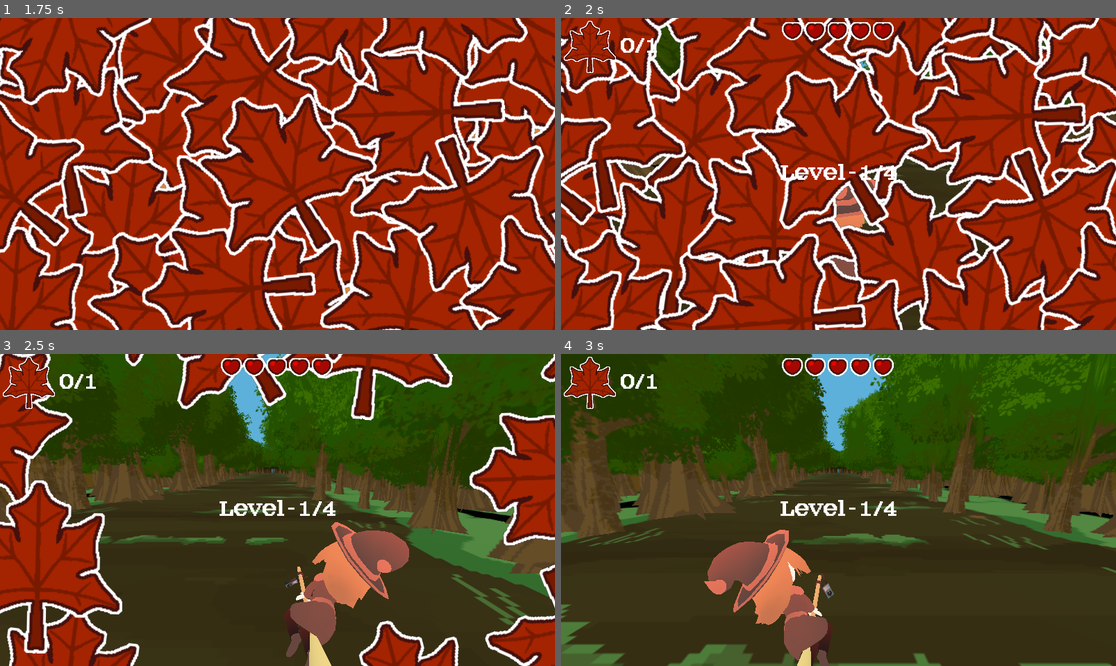
Above: before the commit, frames 1-4 (two rows, left to right).
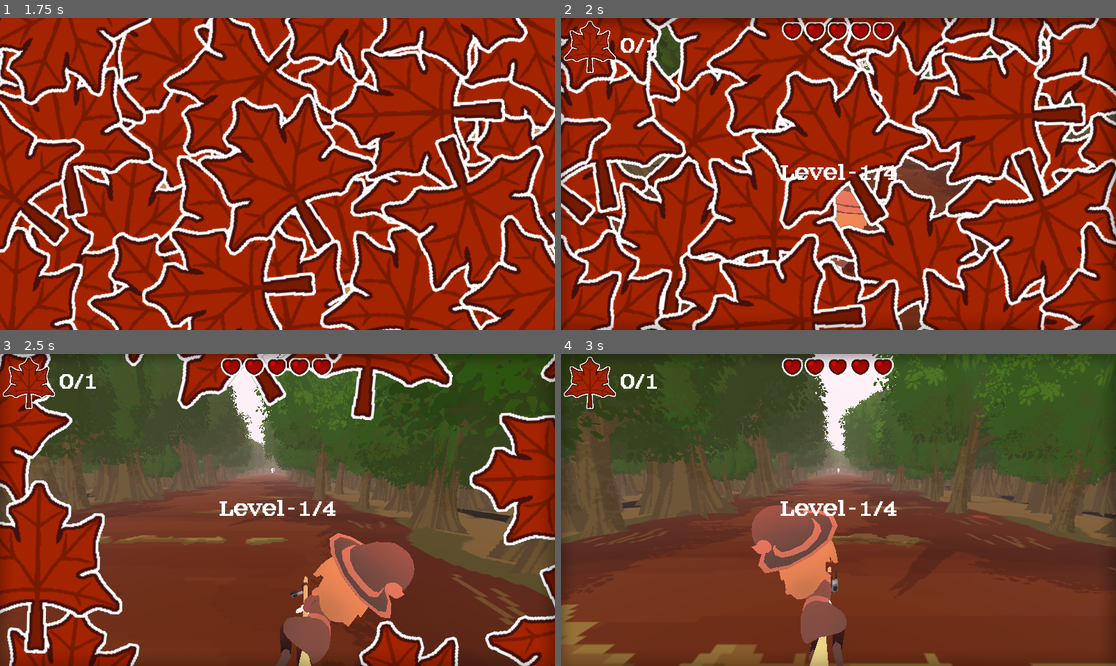
Above: after the commit, the same moments.

Repository: wewewer123/Cozy-Chaos-Fall-2025
Game: Godot game, scene res://scenes/game/GameHolder.tscn
Two runs of this game, one before a commit and one after it. Both use one fixed random seed, a clock stepped at 60 frames per second and the inputs below.
Inputs (mouse positions are in pixels of both pictures, inside the frame that each line leads up to):
- Up to frame 1 (1.75 s): click "start" at 0.5 s; click "start" at 1.25 s
- Up to frame 2 (2 s): no input
- Up to frame 3 (2.5 s): tap Enter at 2 s; move the mouse to (399, 494) at 2.02 s; hold D (right) from 2.03 s (still down); tap T at 2.1 s; click (399, 494) at 2.17 s
- Up to frame 4 (3 s): move the mouse to (727, 525) at 2.77 s; release D (right) at 2.78 s; hold A (left) from 2.78 s (still down); tap Y at 2.85 s

Frame 1 is identical in both runs. In frame 2, 6.6% of the frame differs, in the area x 0-100%, y 0-100%; in frame 3, 63%; in frame 4, 86%.

Commit message:
added a vignette,adjusted the animation, replaced some lerps with tweens, fixed z-fighting in the environment

Diff:
--- /dev/null
+++ b/assets/ui/Vignette.tscn
@@ -0,0 +1,14 @@
+[gd_scene load_steps=2 format=3 uid="uid://c00oliy8q63pj"]
+
+[ext_resource type="Texture2D" uid="uid://dypj7cgrxbxat" path="res://assets/art/2D/UI/Vignette.png" id="1_f7mo6"]
+
+[node name="CanvasLayer" type="CanvasLayer"]
+
+[node name="TextureRect" type="TextureRect" parent="."]
+anchors_preset = 15
+anchor_right = 1.0
+anchor_bottom = 1.0
+grow_horizontal = 2
+grow_vertical = 2
+texture = ExtResource("1_f7mo6")
+expand_mode = 3
--- a/scenes/obstacles/autumnTrees.tscn
+++ b/scenes/obstacles/autumnTrees.tscn
@@ -37,14 +37,20 @@
 
 [node name="Sprite3D" type="Sprite3D" parent="."]
 transform = Transform3D(2, 0, 0, 0, 2, 0, 0, 0, 2, 0, 2.6, 0)
+alpha_cut = 1
+alpha_antialiasing_mode = 2
 texture = ExtResource("17_u6p5e")
 
 [node name="Sprite3D3" type="Sprite3D" parent="."]
 transform = Transform3D(1.4142135, 0, -1.4142135, 0, 2, 0, 1.4142135, 0, 1.4142135, 0, 2.6, 0)
+alpha_cut = 1
+alpha_antialiasing_mode = 2
 texture = ExtResource("14_fhsml")
 
 [node name="Sprite3D2" type="Sprite3D" parent="."]
 transform = Transform3D(1.4142135, 0, 1.4142135, 0, 2, 0, -1.4142135, 0, 1.4142135, 0, 2.6, 0)
+alpha_cut = 1
+alpha_antialiasing_mode = 2
 texture = ExtResource("21_6kw8v")
 
 [node name="CollisionShape3D" type="CollisionShape3D" parent="."]
--- a/scenes/obstacles/ghost.tscn
+++ b/scenes/obstacles/ghost.tscn
@@ -15,6 +15,9 @@
 
 [node name="Sprite3D" type="Sprite3D" parent="."]
 transform = Transform3D(3, 0, 0, 0, 3, 0, 0, 0, 3, 0, 2.6, 0)
+alpha_cut = 1
+alpha_antialiasing_mode = 2
+alpha_antialiasing_edge = 0.09
 texture = ExtResource("2_l5lq6")
 
 [node name="CollisionShape3D" type="CollisionShape3D" parent="."]
--- a/scenes/obstacles/semiAutumn.tscn
+++ b/scenes/obstacles/semiAutumn.tscn
@@ -38,14 +38,20 @@
 
 [node name="Sprite3D" type="Sprite3D" parent="."]
 transform = Transform3D(2, 0, 0, 0, 2, 0, 0, 0, 2, 0, 2.6, 0)
+alpha_cut = 1
+alpha_antialiasing_mode = 2
 texture = ExtResource("12_jn6oc")
 
 [node name="Sprite3D3" type="Sprite3D" parent="."]
 transform = Transform3D(1.4142135, 0, -1.4142135, 0, 2, 0, 1.4142135, 0, 1.4142135, 0, 2.6, 0)
+alpha_cut = 1
+alpha_antialiasing_mode = 2
 texture = ExtResource("21_arhsw")
 
 [node name="Sprite3D2" type="Sprite3D" parent="."]
 transform = Transform3D(1.4142135, 0, 1.4142135, 0, 2, 0, -1.4142135, 0, 1.4142135, 0, 2.6, 0)
+alpha_cut = 1
+alpha_antialiasing_mode = 2
 texture = ExtResource("22_ibcai")
 
 [node name="CollisionShape3D" type="CollisionShape3D" parent="."]
--- a/scenes/obstacles/summerTrees.tscn
+++ b/scenes/obstacles/summerTrees.tscn
@@ -36,14 +36,20 @@
 
 [node name="Sprite3D" type="Sprite3D" parent="."]
 transform = Transform3D(2, 0, 0, 0, 2, 0, 0, 0, 2, 0, 2.6, 0)
+alpha_cut = 1
+alpha_antialiasing_mode = 2
 texture = ExtResource("21_0suo8")
 
 [node name="Sprite3D3" type="Sprite3D" parent="."]
 transform = Transform3D(1.4142134, 0, -1.4142134, 0, 2, 0, 1.4142134, 0, 1.4142134, 0, 2.6, 0.1)
+alpha_cut = 1
+alpha_antialiasing_mode = 2
 texture = ExtResource("21_0suo8")
 
 [node name="Sprite3D2" type="Sprite3D" parent="."]
 transform = Transform3D(1.4142135, 0, 1.4142135, 0, 2, 0, -1.4142135, 0, 1.4142135, 0, 2.6, 0.23)
+alpha_cut = 1
+alpha_antialiasing_mode = 2
 texture = ExtResource("21_0suo8")
 
 [node name="CollisionShape3D" type="CollisionShape3D" parent="."]
--- a/scenes/player/player.tscn
+++ b/scenes/player/player.tscn
@@ -19,19 +19,20 @@
 [node name="Witch (1)" parent="." instance=ExtResource("2_g2els")]
 transform = Transform3D(-1, 0, 8.742278e-08, 0, 1, 0, -8.742278e-08, 0, -1, 0, -0.6, 0)
 script = ExtResource("3_qhqgy")
-amplitude = 0.1
-frequency = 0.5
+amplitude = 0.02
+frequency = 1.025
 lean_amount = 50.0
-lean_smooth = 15.0
+lean_smooth = 0.1
 
 [node name="Skeleton3D" parent="Witch (1)/Armature" index="0"]
-bones/7/rotation = Quaternion(0.89587426, 0.011147158, 0.084796816, -0.43599832)
-bones/8/rotation = Quaternion(0.11835231, 0.05441258, -0.051986538, 0.9901159)
-bones/9/rotation = Quaternion(0.11345488, 0.022071522, -0.047599655, 0.99215686)
-bones/10/rotation = Quaternion(-0.6900762, -0.00036870697, 0.0004367856, 0.7237366)
-bones/11/rotation = Quaternion(-0.3149975, 0.052836668, -0.13242562, 0.9383221)
-bones/12/rotation = Quaternion(-0.2304279, 0.092440635, -0.093289055, 0.96418613)
-bones/71/rotation = Quaternion(-0.7284637, -0.042100597, -0.088165596, 0.6780819)
+bones/7/rotation = Quaternion(0.8425099, -0.030125871, 0.011542341, -0.53771394)
+bones/8/rotation = Quaternion(0.25516498, 0.020179778, 0.025170824, 0.9663592)
+bones/9/rotation = Quaternion(0.25516546, 0.020179775, 0.025170831, 0.966359)
+bones/10/position = Vector3(0.02926725, 0.44908234, -0.13850646)
+bones/10/rotation = Quaternion(-0.66151327, 0.041483797, 0.0007451344, 0.7487849)
+bones/11/rotation = Quaternion(-0.2808436, 0.02849229, -0.008639191, 0.9592917)
+bones/12/rotation = Quaternion(-0.02101502, 0.029745309, -0.00091120636, 0.9993362)
+bones/71/rotation = Quaternion(-0.69379294, -0.021934604, -0.052980743, 0.717888)
 
 [node name="AnimationPlayer" parent="Witch (1)" index="2"]
 reset_on_save = false
--- a/scenes/world/decoration/tree/factories/tree_factory_level_4.tres
+++ b/scenes/world/decoration/tree/factories/tree_factory_level_4.tres
@@ -19,3 +19,4 @@
 tree_scene = ExtResource("2_3v2tx")
 tree_textures = Array[Texture2D]([ExtResource("3_r5pls"), ExtResource("4_3ofps"), ExtResource("5_l4lfq"), ExtResource(" …(184 unchanged characters)…
 particles = true
+amount = 5
--- a/scenes/world/decoration/tree/tree_decoration_texture.tscn
+++ b/scenes/world/decoration/tree/tree_decoration_texture.tscn
@@ -6,12 +6,18 @@
 
 [node name="Sprite3D 4" type="Sprite3D" parent="."]
 transform = Transform3D(2, 0, 0, 0, 2, 0, 0, 0, 2, 0, 2.6, 0)
+alpha_cut = 1
+alpha_antialiasing_mode = 2
 texture = ExtResource("2_3exsv")
 
 [node name="Sprite3D 5" type="Sprite3D" parent="."]
 transform = Transform3D(1.4142134, 0, -1.4142134, 0, 2, 0, 1.4142134, 0, 1.4142134, 0, 2.6, 0.05)
+alpha_cut = 1
+alpha_antialiasing_mode = 2
 texture = ExtResource("2_3exsv")
 
 [node name="Sprite3D 6" type="Sprite3D" parent="."]
 transform = Transform3D(1.4142135, 0, 1.4142135, 0, 2, 0, -1.4142135, 0, 1.4142135, 0, 2.6, 0.1)
+alpha_cut = 1
+alpha_antialiasing_mode = 2
 texture = ExtResource("2_3exsv")
--- a/scenes/world/environment.tscn
+++ b/scenes/world/environment.tscn
@@ -1,7 +1,25 @@
-[gd_scene load_steps=6 format=3 uid="uid://b8hnbwt0gfqgx"]
+[gd_scene load_steps=8 format=3 uid="uid://b8hnbwt0gfqgx"]
 
 [ext_resource type="Shader" uid="uid://bdk58dpnk38ui" path="res://assets/shader/LevelOne.gdshader" id="1_bv2si"]
 [ext_resource type="Texture2D" uid="uid://dhgg5f1ja4wnq" path="res://assets/art/2D/world/summer path resize400.png" id="2_i6vpw"]
+[ext_resource type="PackedScene" uid="uid://c00oliy8q63pj" path="res://assets/ui/Vignette.tscn" id="3_i6vpw"]
+
+[sub_resource type="Environment" id="Environment_bv2si"]
+background_mode = 1
+background_color = Color(0.8299897, 0.6023624, 0.7480245, 1)
+ssao_enabled = true
+glow_enabled = true
+glow_intensity = 0.21
+glow_bloom = 0.05
+fog_enabled = true
+fog_light_color = Color(0.8723848, 0.7505206, 0.72658485, 1)
+fog_light_energy = 2.81
+fog_sun_scatter = 0.48
+fog_density = 0.0005
+fog_sky_affect = 0.47
+volumetric_fog_density = 0.2364
+adjustment_contrast = 0.77
+adjustment_saturation = 1.5
 
 [sub_resource type="PlaneMesh" id="PlaneMesh_7dm0k"]
 size = Vector2(1.24, 2)
@@ -17,7 +35,8 @@
 shading_mode = 0
 albedo_color = Color(0.3647059, 0.26666668, 0.09411765, 1)
 
-[node name="Environment" type="Node3D"]
+[node name="Environment" type="WorldEnvironment"]
+environment = SubResource("Environment_bv2si")
 
 [node name="Floor 1" type="MeshInstance3D" parent="."]
 transform = Transform3D(50, 0, 0, 0, 50, 0, 0, 0, 50, 0, 0, 0)
@@ -123,3 +142,5 @@
 mesh = SubResource("PlaneMesh_7dm0k")
 skeleton = NodePath("../..")
 surface_material_override/0 = SubResource("StandardMaterial3D_muapc")
+
+[node name="Vignette" parent="." instance=ExtResource("3_i6vpw")]
--- a/scripts/player/player.gd
+++ b/scripts/player/player.gd
@@ -36,13 +36,19 @@
 
 func _physics_process(delta: float) -> void:
 	# Smoothly move toward the target lane’s X
-	position.x = lerp(position.x, target_x, move_speed * delta)
+	pass
+	#position.x = lerp(position.x, target_x, move_speed * delta)
 
 func consume_movement(direction: int) -> void:
 	var new_lane = curr_lane + sign(direction)
 	if new_lane >= 0 and new_lane < max_lanes:
 		curr_lane = new_lane
+		var tween=create_tween()
+
 		target_x = spawner.get_lane_position(curr_lane).x
+		tween.set_ease(Tween.EASE_IN_OUT)
+		tween.set_trans(Tween.TRANS_BOUNCE)
+		tween.tween_property(self,"position:x",target_x,.15)
 		witch_audio_manager.playSwitchLaneSound()
 
 func add_leaf(value:int) -> void:
--- a/scripts/player/proceduralAnimation.gd
+++ b/scripts/player/proceduralAnimation.gd
@@ -10,28 +10,44 @@
 var _time: float = 0.0
 var _base_y: float
 var _target_tilt: Vector3 = Vector3.ZERO
+var _additionOffset:float
 
 func _ready() -> void:
 	_base_y = global_position.y
+	rotation_degrees.y=180
+
+func _changeLanes()->void:
+	var tween=create_tween()
+	tween.tween_property(self,"_additionOffset",-.1,.1)
+	tween.tween_property(self,"_additionOffset",0,.1)
+	pass
+
 
 func _process(delta: float) -> void:
 	# === Bobbing motion ===
 	_time += delta
 	var offset_y = sin(_time * TAU * frequency) * amplitude
-	global_position.y = _base_y + offset_y
+	global_position.y = _base_y + offset_y + _additionOffset
 
 	var input_dir := Vector2.ZERO
+
 	if Input.is_action_pressed("left"):
 		input_dir.x -= 1
 	if Input.is_action_pressed("right"):
 		input_dir.x += 1
 
+	if Input.is_action_just_pressed("left"):
+		_changeLanes()
+	if Input.is_action_just_pressed("right"):
+		_changeLanes()
+
 	_target_tilt = Vector3(
 		input_dir.y * lean_amount,
-		180,
+		180,  # Set Y to 0 so you don’t force 180° flips
 		input_dir.x * lean_amount
-	)
+		)
+
 
 	var current_rot = rotation_degrees
-	current_rot = current_rot.lerp(_target_tilt, delta * lean_smooth)
+	current_rot=current_rot.lerp(_target_tilt,(lean_smooth*60.0)*delta)
 	rotation_degrees = current_rot
Binary file added: assets/art/2D/UI/Vignette.png
Not shown, added: assets/art/2D/UI/Vignette.png.import
Binary file changed: assets/art/3D/Witch (1).glb
Not shown, added: scenes/world/Levels/citrus_orchard_road_puresky_2k.exr.import
Not shown, added: scenes/world/Levels/kloppenheim_07_puresky_1k.exr.import
Not shown, added: scenes/world/Levels/citrus_orchard_road_puresky_2k.exr
Not shown, added: scenes/world/Levels/kloppenheim_07_puresky_1k.exr
